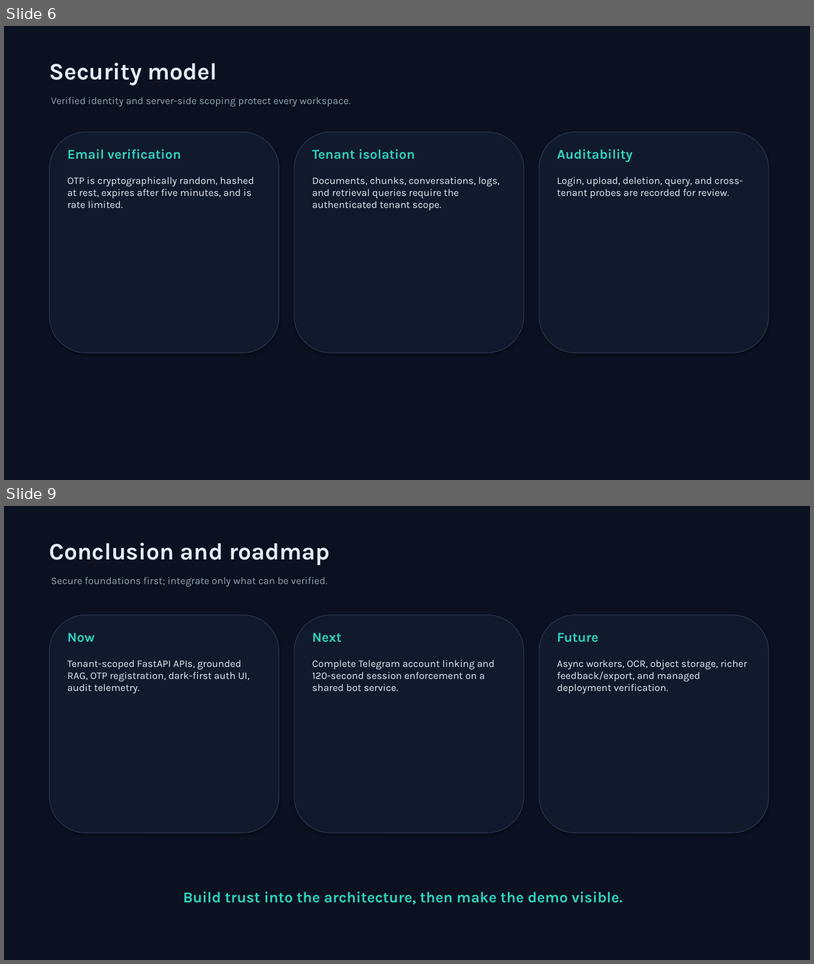
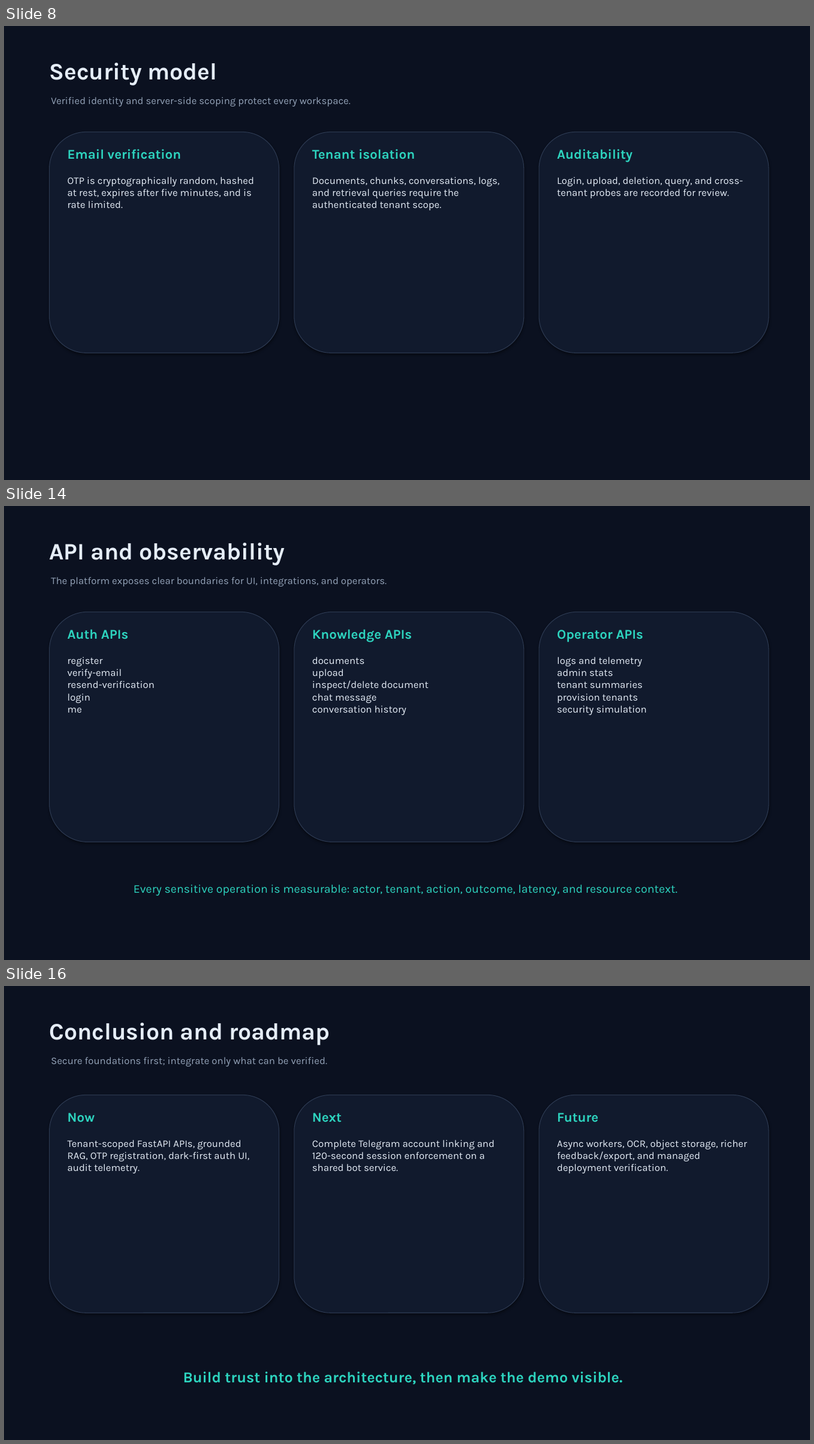
Before and after one commit to aksharganji23/tenantAI, a slide deck: presentation/SaaSsum_AI_Presentation.pptx. Shown one above the other, each under a label of ours: slides 6 and 9 before the commit, slides 8, 14 and 16 after it; the slides between them are not shown. The pictures are 814x964 and 814x1444 pixels, drawn with LibreOffice and Linux fonts; fonts in the diff are those of the drawing. Boxes give left, top, right and bottom in pixels: in the first picture for what was removed or moved away, otherwise in the second. Text is boxed around its words. In the diff, an @@ line names an element or a change of style, - is before the commit and + after.

```diff
--- a/presentation/SaaSsum_AI_Presentation.pptx
+++ b/presentation/SaaSsum_AI_Presentation.pptx
@@ slide 14 added at box(4, 506, 810, 960), background #0B1120 @@
@@ text added at box(49, 543, 285, 565), 28 pt, text #E5EDF7, bold @@
+API and observability
@@ text added at box(51, 577, 387, 586), 12 pt, text #94A3B8 @@
+The platform exposes clear boundaries for UI, integrations, and operators.
@@ rounded rectangle added at box(50, 612, 279, 842), fill #111A2D, outline #2D3A52 0.75 pt @@
@@ rounded rectangle added at box(294, 612, 524, 842), fill #111A2D, outline #2D3A52 0.75 pt @@
@@ rounded rectangle added at box(539, 612, 769, 842), fill #111A2D, outline #2D3A52 0.75 pt @@
@@ text added at box(68, 629, 129, 639), 16 pt, text #2DD4BF, bold @@
+Auth APIs
@@ text added at box(312, 629, 413, 642), 16 pt, text #2DD4BF, bold @@
+Knowledge APIs
@@ text added at box(557, 630, 644, 642), 16 pt, text #2DD4BF, bold @@
+Operator APIs
@@ text added at box(68, 657, 155, 712), 12 pt, text #E5EDF7 @@
+register
+verify-email
+resend-verification
+login
+me
@@ text added at box(312, 657, 429, 715), 12 pt, text #E5EDF7 @@
+documents
+upload
+inspect/delete document
+chat message
+conversation history
@@ text added at box(557, 657, 647, 715), 12 pt, text #E5EDF7 @@
+logs and telemetry
+admin stats
+tenant summaries
+provision tenants
+security simulation
@@ text added at box(134, 884, 678, 895), 14 pt, text #2DD4BF @@
+Every sensitive operation is measurable: actor, tenant, action, outcome, latency, and resource context.
@@ what was slide 6 is now slide 8 @@
@@ what was slide 9 is now slide 16 @@
```
Also in this commit, not shown: 2 slides changed, 7 other slides added, 1 slide removed, 1 other file.
